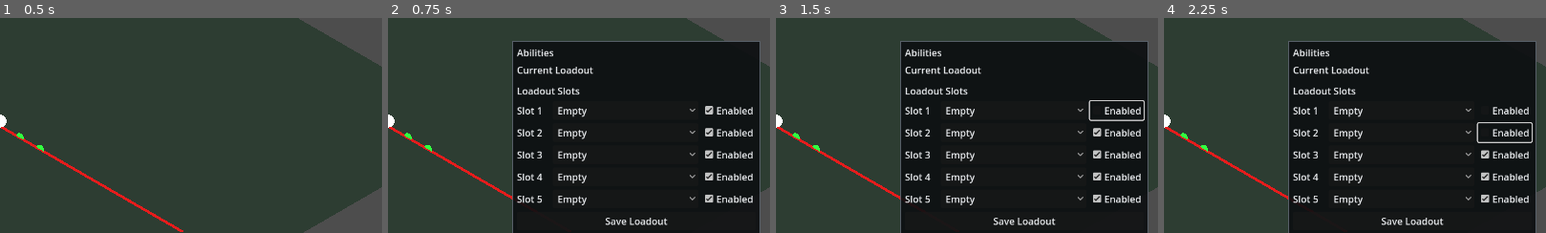
Above: before the commit, frames 1-4 (left to right).
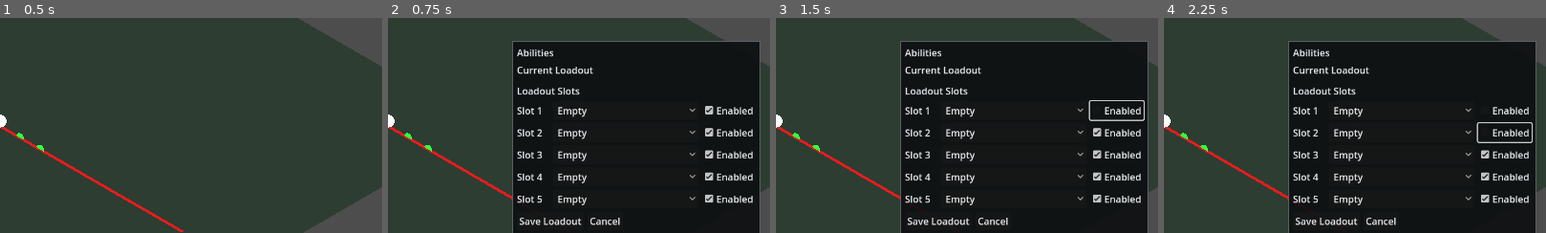
Above: after the commit, the same moments.

Repository: ademastrie/rpg_prototype
Game: Godot game, scene res://scenes/client/client_game.tscn
The game is run twice, just before and just after one commit, with the same random seed, the same clock (stepped at 60 frames per second) and the same inputs. This scene is started directly instead of the project's main scene.
Inputs:
- Up to frame 1 (0.5 s): no input
- Up to frame 2 (0.75 s): click "Abilities" at 0.5 s
- Up to frame 3 (1.5 s): click "Enabled" at 1.25 s
- Up to frame 4 (2.25 s): click "Enabled" at 2 s
The pictures show only the part of the screen within x 50-100%, y 25-75%; the shares and areas given below are measured in that part.

Frame 1 is identical in both runs. In frame 2, 0.7% of the frame differs, in the area x 34-74%, y 92-97%; in frame 3, 0.7%; in frame 4, 0.7%.

Commit message:
Improve prototype UI usability

Diff:
--- a/godot/scenes/shared/enemy_placeholder_3d.tscn
+++ b/godot/scenes/shared/enemy_placeholder_3d.tscn
@@ -31,8 +31,10 @@
 surface_material_override/0 = SubResource("StandardMaterial3D_marker")
 
 [node name="EnemyLabel" type="Label3D" parent="."]
-transform = Transform3D(1, 0, 0, 0, 1, 0, 0, 0, 1, 0, 2.3, 0)
+transform = Transform3D(1, 0, 0, 0, 1, 0, 0, 0, 1, 0, 2.8, 0)
 billboard = 1
 text = "Enemy ?"
-font_size = 34
+font_size = 52
+outline_size = 8
+outline_modulate = Color(0, 0, 0, 0.9)
 modulate = Color(1, 0.9, 0.65, 1)
--- a/godot/scenes/shared/local_debug_player_3d.tscn
+++ b/godot/scenes/shared/local_debug_player_3d.tscn
@@ -30,8 +30,10 @@
 surface_material_override/0 = SubResource("StandardMaterial3D_debug_marker")
 
 [node name="DebugLabel" type="Label3D" parent="."]
-transform = Transform3D(1, 0, 0, 0, 1, 0, 0, 0, 1, 0, 2.9, 0)
+transform = Transform3D(1, 0, 0, 0, 1, 0, 0, 0, 1, 0, 3.3, 0)
 billboard = 1
 text = "LOCAL DEBUG\nNOT NETWORKED"
-font_size = 32
+font_size = 50
+outline_size = 8
+outline_modulate = Color(0, 0, 0, 0.9)
 modulate = Color(1, 1, 1, 1)
--- a/godot/scenes/shared/player_placeholder_3d.tscn
+++ b/godot/scenes/shared/player_placeholder_3d.tscn
@@ -47,8 +47,10 @@
 surface_material_override/0 = SubResource("StandardMaterial3D_hp_regen")
 
 [node name="PeerLabel" type="Label3D" parent="."]
-transform = Transform3D(1, 0, 0, 0, 1, 0, 0, 0, 1, 0, 2.8, 0)
+transform = Transform3D(1, 0, 0, 0, 1, 0, 0, 0, 1, 0, 3.25, 0)
 billboard = 1
 text = "Peer ?"
-font_size = 36
+font_size = 54
+outline_size = 8
+outline_modulate = Color(0, 0, 0, 0.9)
 modulate = Color(0.8, 1, 1, 1)
--- a/godot/scripts/client/game_hud.gd
+++ b/godot/scripts/client/game_hud.gd
@@ -45,6 +45,11 @@
 var _confirmed_loadout_entries: Array = []
 var _unlocked_abilities: Array = []
 var _ability_slot_rows: Array = []
+var _draft_loadout_entries: Array = []
+var _pending_loadout_entries: Array = []
+var _is_loadout_draft_active: bool = false
+var _is_loadout_draft_dirty: bool = false
+var _is_loadout_save_pending: bool = false
 var _current_level: int = 1
 var _current_xp: int = 0
 var _current_xp_to_next: int = 100
@@ -151,13 +156,26 @@
 
 	_rebuild_ability_controls()
 	_refresh_hotbar()
+	if _is_loadout_save_pending and _loadout_entries_match(_confirmed_loadout_entries, _pending_loadout_entries):
+		_is_loadout_save_pending = false
+		_pending_loadout_entries.clear()
+		if _loadout_entries_match(_confirmed_loadout_entries, _draft_loadout_entries):
+			_is_loadout_draft_dirty = false
+			_initialize_loadout_draft_from_confirmed()
+			if _ability_panel_status != null:
+				_ability_panel_status.text = "Saved."
+	elif _is_loadout_draft_active and not _is_loadout_draft_dirty:
+		_initialize_loadout_draft_from_confirmed()
+
+	_refresh_ability_panel_options()
 	_refresh_ability_panel_rows()
 
 
 func update_unlocked_abilities(unlocked_abilities: Array) -> void:
 	_unlocked_abilities = unlocked_abilities.duplicate()
 	_refresh_ability_panel_options()
-	_refresh_ability_panel_rows()
+	if not _is_loadout_draft_active or not _is_loadout_draft_dirty:
+		_refresh_ability_panel_rows()
 
 
 func show_status_message(message: String) -> void:
@@ -173,7 +191,13 @@
 
 
 func toggle_ability_panel() -> void:
-	_ability_panel.visible = not _ability_panel.visible
+	if _ability_panel.visible:
+		_cancel_loadout_draft()
+		_ability_panel.visible = false
+		return
+
+	_begin_loadout_draft()
+	_ability_panel.visible = true
 
 
 func toggle_inventory_panel() -> void:
@@ -190,6 +214,8 @@
 	state["enabled"] = enabled
 	_ability_state_by_name[ability_name] = state
 	_update_ability_display(ability_name)
+	if _is_loadout_draft_active and not _is_loadout_draft_dirty:
+		_initialize_loadout_draft_from_confirmed()
 	_refresh_ability_panel_rows()
 
 
@@ -205,6 +231,8 @@
 		"cooldown_remaining": cooldown_remaining,
 	}
 	_update_ability_display(ability_name)
+	if _is_loadout_draft_active and not _is_loadout_draft_dirty:
+		_initialize_loadout_draft_from_confirmed()
 	_refresh_ability_panel_rows()
 
 
@@ -367,6 +395,7 @@
 		var enabled_check_box: CheckBox = CheckBox.new()
 		enabled_check_box.text = "Enabled"
 		_apply_button_text_colors(enabled_check_box)
+		enabled_check_box.toggled.connect(_on_loadout_enabled_toggled.bind(slot_index))
 		row.add_child(enabled_check_box)
 
 		_ability_slot_rows.append({
@@ -375,11 +404,21 @@
 			"slot_index": slot_index,
 		})
 
+	var action_row: HBoxContainer = HBoxContainer.new()
+	action_row.add_theme_constant_override("separation", 6)
+	panel_vbox.add_child(action_row)
+
 	var save_button: Button = Button.new()
 	save_button.text = "Save Loadout"
 	_apply_button_text_colors(save_button)
 	save_button.pressed.connect(_on_save_loadout_pressed)
-	panel_vbox.add_child(save_button)
+	action_row.add_child(save_button)
+
+	var cancel_button: Button = Button.new()
+	cancel_button.text = "Cancel"
+	_apply_button_text_colors(cancel_button)
+	cancel_button.pressed.connect(_on_cancel_loadout_pressed)
+	action_row.add_child(cancel_button)
 
 	_ability_panel_status = _add_label(panel_vbox, "")
 	_refresh_ability_panel_options()
@@ -558,15 +597,12 @@
 		var row: Dictionary = _ability_slot_rows[slot_index] as Dictionary
 		var option: OptionButton = row["option"] as OptionButton
 		var enabled_check_box: CheckBox = row["enabled"] as CheckBox
-		var entry: Dictionary = _loadout_entry_for_slot(slot_index)
+		var entry: Dictionary = _panel_loadout_entry_for_slot(slot_index)
 		var ability_key: String = str(entry.get("ability_key", "")).strip_edges()
 		_select_ability_option(option, ability_key)
 		enabled_check_box.set_pressed_no_signal(bool(entry.get("enabled", true)))
 
 	_refresh_ability_panel_options()
-
-	if _ability_panel_status != null:
-		_ability_panel_status.text = ""
 
 
 func _select_ability_option(option: OptionButton, ability_key: String) -> void:
@@ -581,13 +617,12 @@
 func _selected_ability_keys_by_slot() -> Dictionary:
 	var selected_keys_by_slot: Dictionary = {}
 	for slot_index in range(_ability_slot_rows.size()):
-		var row: Dictionary = _ability_slot_rows[slot_index] as Dictionary
-		var option: OptionButton = row["option"] as OptionButton
-		var selected_key: String = ""
-		if option.get_item_count() > 0 and option.selected >= 0:
-			selected_key = str(option.get_item_metadata(option.selected)).strip_edges()
-		else:
-			selected_key = str(_loadout_entry_for_slot(slot_index).get("ability_key", "")).strip_edges()
+		var selected_key: String = str(_panel_loadout_entry_for_slot(slot_index).get("ability_key", "")).strip_edges()
+		if selected_key == "" and not _is_loadout_draft_active:
+			var row: Dictionary = _ability_slot_rows[slot_index] as Dictionary
+			var option: OptionButton = row["option"] as OptionButton
+			if option.get_item_count() > 0 and option.selected >= 0:
+				selected_key = str(option.get_item_metadata(option.selected)).strip_edges()
 
 		selected_keys_by_slot[slot_index] = selected_key
 
@@ -604,6 +639,9 @@
 		var selected_key: String = str(selected_keys_by_slot[other_slot_variant]).strip_edges()
 		if selected_key != "" and not blocked_keys.has(selected_key):
 			blocked_keys.append(selected_key)
+
+	if _is_loadout_draft_active:
+		return blocked_keys
 
 	for entry_variant in _confirmed_loadout_entries:
 		if not (entry_variant is Dictionary):
@@ -674,8 +712,176 @@
 	return {}
 
 
-func _on_loadout_option_selected(_item_index: int, _slot_index: int) -> void:
+func _panel_loadout_entry_for_slot(slot_index: int) -> Dictionary:
+	if _is_loadout_draft_active:
+		return _draft_loadout_entry_for_slot(slot_index)
+
+	return _loadout_entry_for_slot(slot_index)
+
+
+func _draft_loadout_entry_for_slot(slot_index: int) -> Dictionary:
+	for entry_variant in _draft_loadout_entries:
+		if not (entry_variant is Dictionary):
+			continue
+
+		var entry: Dictionary = entry_variant as Dictionary
+		if int(entry.get("slot_index", 0)) == slot_index:
+			return entry
+
+	return {}
+
+
+func _begin_loadout_draft() -> void:
+	_is_loadout_draft_active = true
+	_is_loadout_draft_dirty = false
+	_is_loadout_save_pending = false
+	_pending_loadout_entries.clear()
+	_initialize_loadout_draft_from_confirmed()
 	_refresh_ability_panel_options()
+	_refresh_ability_panel_rows()
+	if _ability_panel_status != null:
+		_ability_panel_status.text = ""
+
+
+func _cancel_loadout_draft() -> void:
+	_is_loadout_draft_active = false
+	_is_loadout_draft_dirty = false
+	_is_loadout_save_pending = false
+	_draft_loadout_entries.clear()
+	_pending_loadout_entries.clear()
+	_refresh_ability_panel_options()
+	_refresh_ability_panel_rows()
+	if _ability_panel_status != null:
+		_ability_panel_status.text = ""
+
+
+func _initialize_loadout_draft_from_confirmed() -> void:
+	_draft_loadout_entries = _duplicate_loadout_entries(_confirmed_loadout_entries)
+
+
+func _duplicate_loadout_entries(loadout_entries: Array) -> Array:
+	var duplicate_entries: Array = []
+	for entry_variant in loadout_entries:
+		if not (entry_variant is Dictionary):
+			continue
+
+		duplicate_entries.append((entry_variant as Dictionary).duplicate())
+
+	return duplicate_entries
+
+
+func _set_draft_loadout_entry(slot_index: int, ability_key: String, enabled: bool) -> void:
+	for entry_index in range(_draft_loadout_entries.size()):
+		var entry: Dictionary = _draft_loadout_entries[entry_index] as Dictionary
+		if int(entry.get("slot_index", 0)) == slot_index:
+			if ability_key == "":
+				_draft_loadout_entries.remove_at(entry_index)
+			else:
+				_draft_loadout_entries[entry_index] = _draft_entry_for_ability_key(slot_index, ability_key, enabled)
+			return
+
+	if ability_key != "":
+		_draft_loadout_entries.append(_draft_entry_for_ability_key(slot_index, ability_key, enabled))
+
+
+func _draft_entry_for_ability_key(slot_index: int, ability_key: String, enabled: bool) -> Dictionary:
+	var entry: Dictionary = {
+		"slot_index": slot_index,
+		"ability_key": ability_key,
+		"enabled": enabled,
+	}
+	var ability: Dictionary = _unlocked_ability_for_key(ability_key)
+	if not ability.is_empty():
+		entry["ability_name"] = str(ability.get("ability_name", ""))
+		entry["display_name"] = str(ability.get("display_name", ability_key))
+
+	return entry
+
+
+func _unlocked_ability_for_key(ability_key: String) -> Dictionary:
+	for ability_variant in _unlocked_abilities:
+		if not (ability_variant is Dictionary):
+			continue
+
+		var ability: Dictionary = ability_variant as Dictionary
+		if str(ability.get("ability_key", "")).strip_edges() == ability_key:
+			return ability
+
+	return {}
+
+
+func _loadout_entries_match(left_entries: Array, right_entries: Array) -> bool:
+	var left_by_slot: Dictionary = _loadout_entries_by_slot(left_entries)
+	var right_by_slot: Dictionary = _loadout_entries_by_slot(right_entries)
+	if left_by_slot.size() != right_by_slot.size():
+		return false
+
+	for slot_variant in left_by_slot.keys():
+		if not right_by_slot.has(slot_variant):
+			return false
+
+		var left_entry: Dictionary = left_by_slot[slot_variant] as Dictionary
+		var right_entry: Dictionary = right_by_slot[slot_variant] as Dictionary
+		if str(left_entry.get("ability_key", "")).strip_edges() != str(right_entry.get("ability_key", "")).strip_edges():
+			return false
+		if bool(left_entry.get("enabled", true)) != bool(right_entry.get("enabled", true)):
+			return false
+
+	return true
+
+
+func _loadout_entries_by_slot(loadout_entries: Array) -> Dictionary:
+	var entries_by_slot: Dictionary = {}
+	for entry_variant in loadout_entries:
+		if not (entry_variant is Dictionary):
+			continue
+
+		var entry: Dictionary = entry_variant as Dictionary
+		var ability_key: String = str(entry.get("ability_key", "")).strip_edges()
+		if ability_key == "":
+			continue
+
+		entries_by_slot[int(entry.get("slot_index", 0))] = entry
+
+	return entries_by_slot
+
+
+func _on_loadout_option_selected(item_index: int, slot_index: int) -> void:
+	if not _is_loadout_draft_active:
+		_begin_loadout_draft()
+
+	var row: Dictionary = _ability_slot_rows[slot_index] as Dictionary
+	var option: OptionButton = row["option"] as OptionButton
+	var enabled_check_box: CheckBox = row["enabled"] as CheckBox
+	var ability_key: String = ""
+	if item_index >= 0 and item_index < option.get_item_count():
+		ability_key = str(option.get_item_metadata(item_index)).strip_edges()
+
+	_set_draft_loadout_entry(slot_index, ability_key, enabled_check_box.button_pressed)
+	_is_loadout_draft_dirty = true
+	if _ability_panel_status != null:
+		_ability_panel_status.text = "Unsaved changes."
+	_refresh_ability_panel_options()
+
+
+func _on_loadout_enabled_toggled(enabled: bool, slot_index: int) -> void:
+	if not _is_loadout_draft_active:
+		_begin_loadout_draft()
+
+	var entry: Dictionary = _draft_loadout_entry_for_slot(slot_index)
+	var ability_key: String = str(entry.get("ability_key", "")).strip_edges()
+	if ability_key == "":
+		return
+
+	_set_draft_loadout_entry(slot_index, ability_key, enabled)
+	_is_loadout_draft_dirty = true
+	if _ability_panel_status != null:
+		_ability_panel_status.text = "Unsaved changes."
+
+
+func _on_cancel_loadout_pressed() -> void:
+	_cancel_loadout_draft()
+	_ability_panel.visible = false
 
 
 func _on_panel_drag_handle_input(event: InputEvent, panel: Control) -> void:
@@ -730,17 +936,19 @@
 func _on_save_loadout_pressed() -> void:
 	var loadout_entries: Array = []
 	var seen_keys: Array[String] = []
-	for slot_index in range(_ability_slot_rows.size()):
-		var row: Dictionary = _ability_slot_rows[slot_index] as Dictionary
-		var option: OptionButton = row["option"] as OptionButton
-		var enabled_check_box: CheckBox = row["enabled"] as CheckBox
-		var selected_index: int = option.selected
-		if selected_index < 0:
-			continue
-
-		var ability_key: String = str(option.get_item_metadata(selected_index)).strip_edges()
+	var source_entries: Array = _draft_loadout_entries if _is_loadout_draft_active else _confirmed_loadout_entries
+	for entry_variant in source_entries:
+		if not (entry_variant is Dictionary):
+			continue
+
+		var entry: Dictionary = entry_variant as Dictionary
+		var slot_index: int = int(entry.get("slot_index", -1))
+		var ability_key: String = str(entry.get("ability_key", "")).strip_edges()
 		if ability_key == "":
 			continue
+		if slot_index < 0 or slot_index >= HOTBAR_SLOT_COUNT:
+			_ability_panel_status.text = "Invalid loadout slot."
+			return
 		if seen_keys.has(ability_key):
 			_ability_panel_status.text = "Duplicate abilities are not allowed."
 			return
@@ -749,7 +957,7 @@
 		loadout_entries.append({
 			"slot_index": slot_index,
 			"ability_key": ability_key,
-			"enabled": enabled_check_box.button_pressed,
+			"enabled": bool(entry.get("enabled", true)),
 		})
 
 	if loadout_entries.size() > HOTBAR_SLOT_COUNT:
@@ -760,6 +968,8 @@
 		return
 
 	_ability_panel_status.text = "Saving..."
+	_is_loadout_save_pending = true
+	_pending_loadout_entries = _duplicate_loadout_entries(loadout_entries)
 	loadout_save_requested.emit(loadout_entries)
 
 
